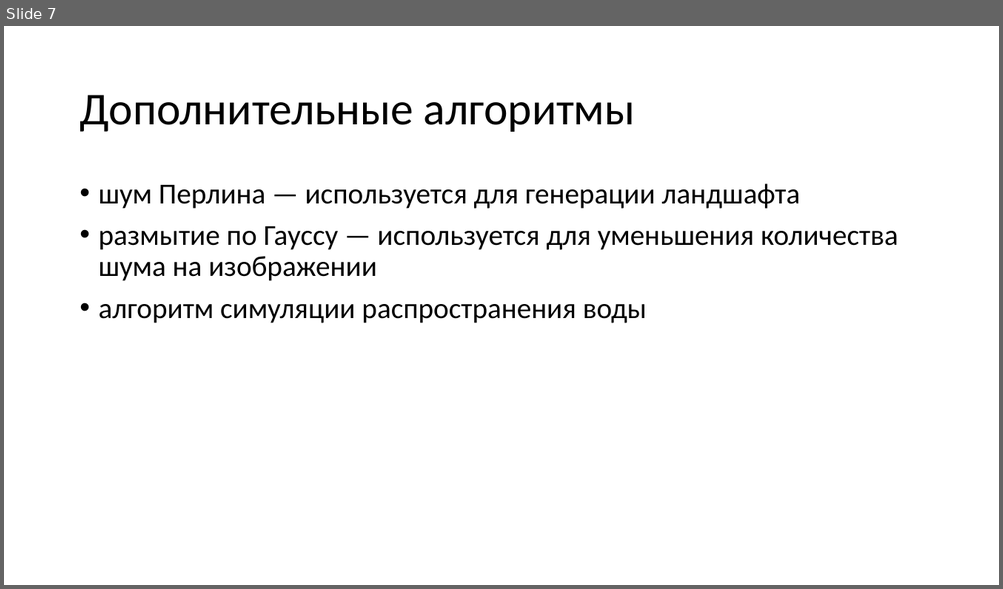
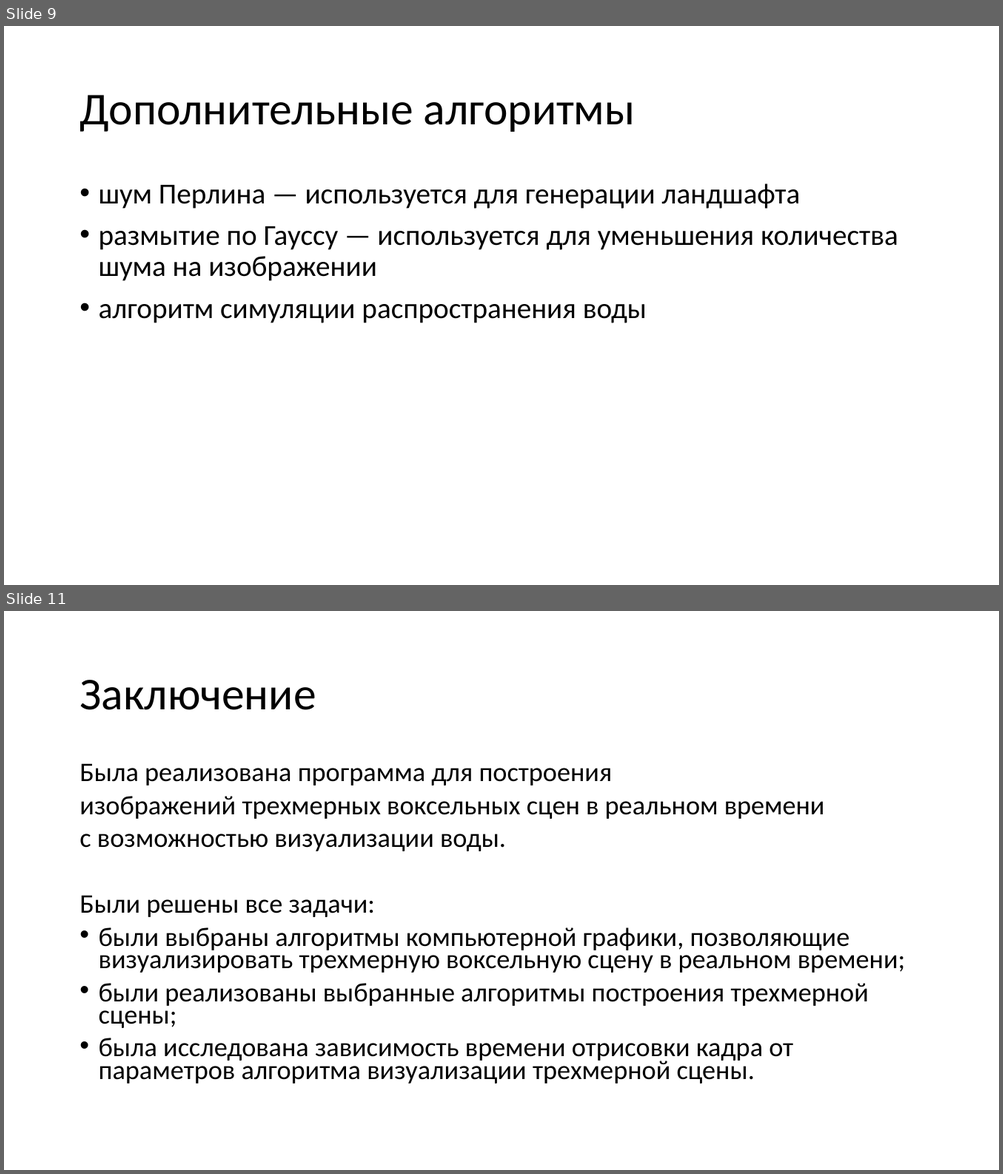
Before and after one commit to Holodome/voxel-water, a slide deck: docs/pres.pptx. Shown one above the other, each under a label of ours: slide 7 before the commit, slides 9 and 11 after it; the slides between them are not shown. The pictures are 1003x589 and 1003x1174 pixels, drawn with LibreOffice and Linux fonts; fonts in the diff are those of the drawing. Boxes give left, top, right and bottom in pixels: in the first picture for what was removed or moved away, otherwise in the second. Text is boxed around its words. In the diff, an @@ line names an element or a change of style, - is before the commit and + after.

```diff
--- a/docs/pres.pptx
+++ b/docs/pres.pptx
@@ slide 11 added at box(4, 611, 999, 1170), background #FFFFFF @@
@@ title added at box(79, 680, 316, 710), 44 pt, text #000000 @@
+Заключение
@@ text added at box(79, 763, 905, 1084), 25.9 pt, text #000000 @@
+Была реализована программа для построения
+изображений трехмерных воксельных сцен в реальном времени
+с возможностью визуализации воды.
+Были решены все задачи:
+• были выбраны алгоритмы компьютерной графики, позволяющие визуализировать трехмерную воксельную сцену в реальном времени;
+• были реализованы выбранные алгоритмы построения трехмерной сцены;
+• была исследована зависимость времени отрисовки кадра от параметров алгоритма визуализации трехмерной сцены.
@@ what was slide 7 is now slide 9 @@
```
Also in this commit, not shown: 3 other slides added, 8 other files.
